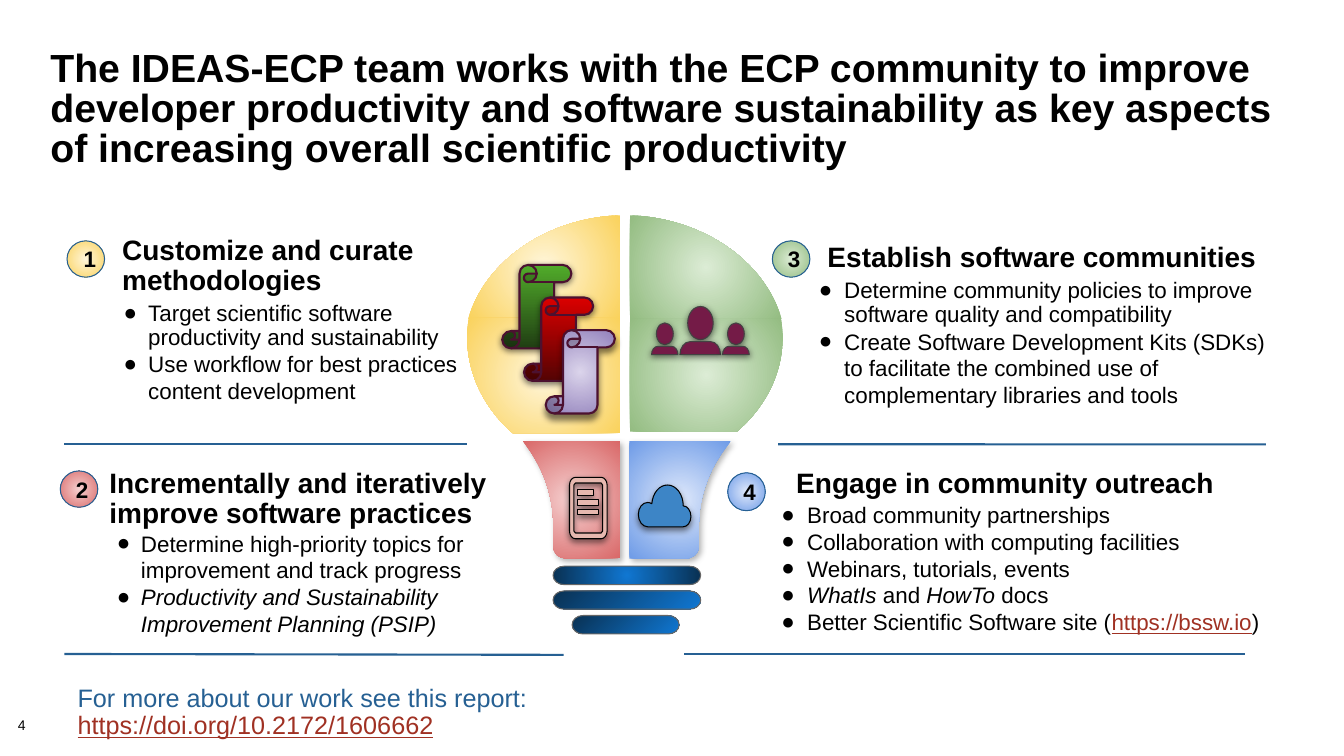
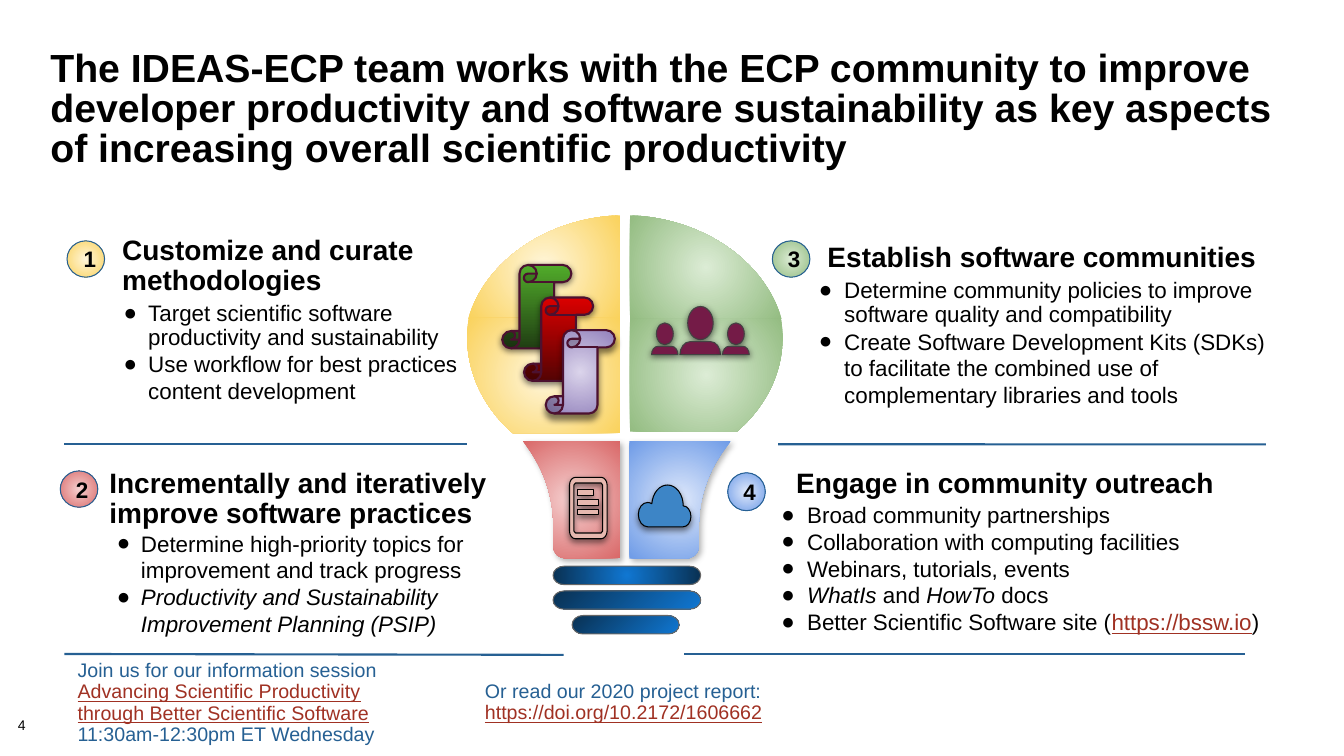
Before and after one commit to bssw-tutorial/presentations, a slide deck: slide 4 of final-presentations/2021-04-12-ecpam/00-intro.pptx. Drawn at 1344x756 pixels with LibreOffice and Linux fonts; fonts in the diff are those of the drawing; background and template pictures are left out. Boxes give left, top, right and bottom in pixels: in the first picture for what was removed or moved away, otherwise in the second. Text is boxed around its words. In the diff, an @@ line names an element or a change of style, - is before the commit and + after.

```diff
--- a/final-presentations/2021-04-12-ecpam/00-intro.pptx
+++ b/final-presentations/2021-04-12-ecpam/00-intro.pptx
@@ text added at (x1=78, y1=662, x2=377, y2=745), 14 pt, text #A03123, underline @@
+Join us for our information session Advancing Scientific Productivity through Better Scientific Software
+11:30am-12:30pm ET Wednesday
@@ text at (x1=485, y1=683, x2=762, y2=723): text changed; size 18 to 14 pt; text colour #266093 to #A03123 @@
-For more about our work see this report: https://doi.org/10.2172/1606662
+Or read our 2020 project report: https://doi.org/10.2172/1606662
```
Also in this commit, not shown: 2 other slides changed, 3 other files.
